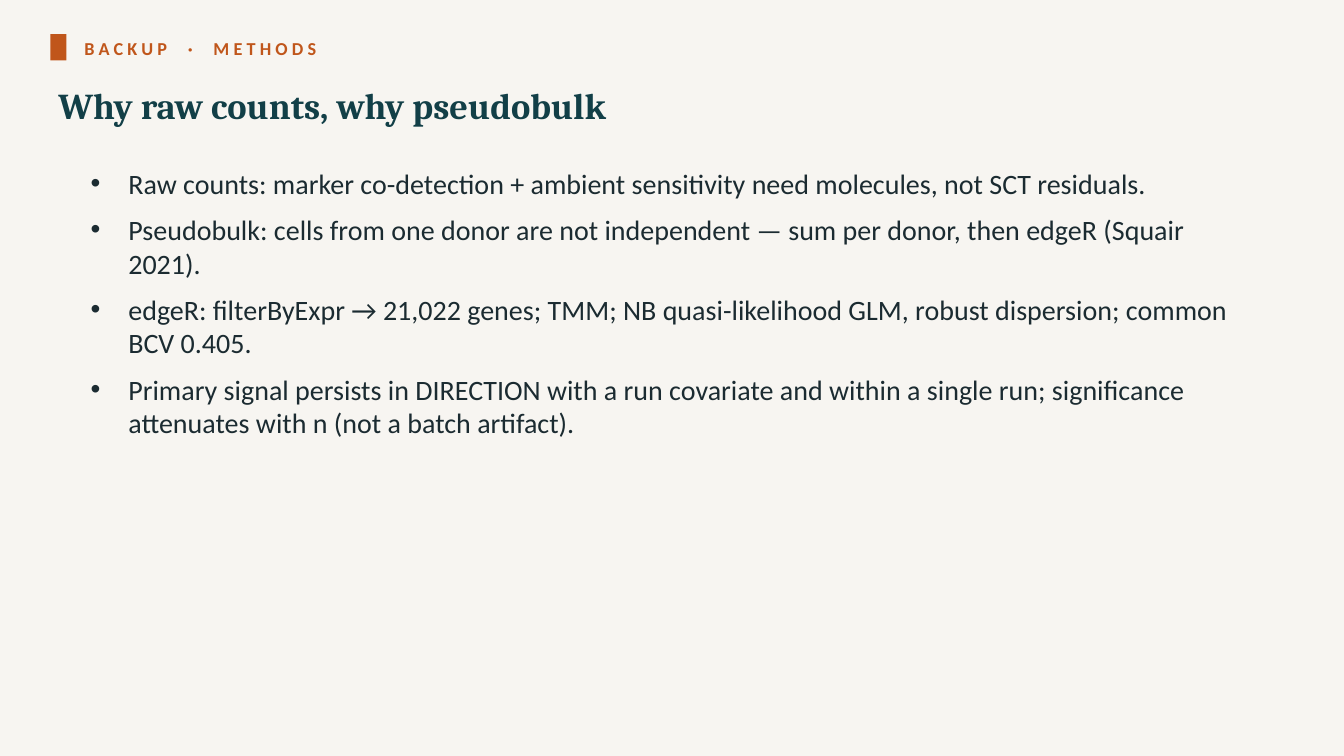
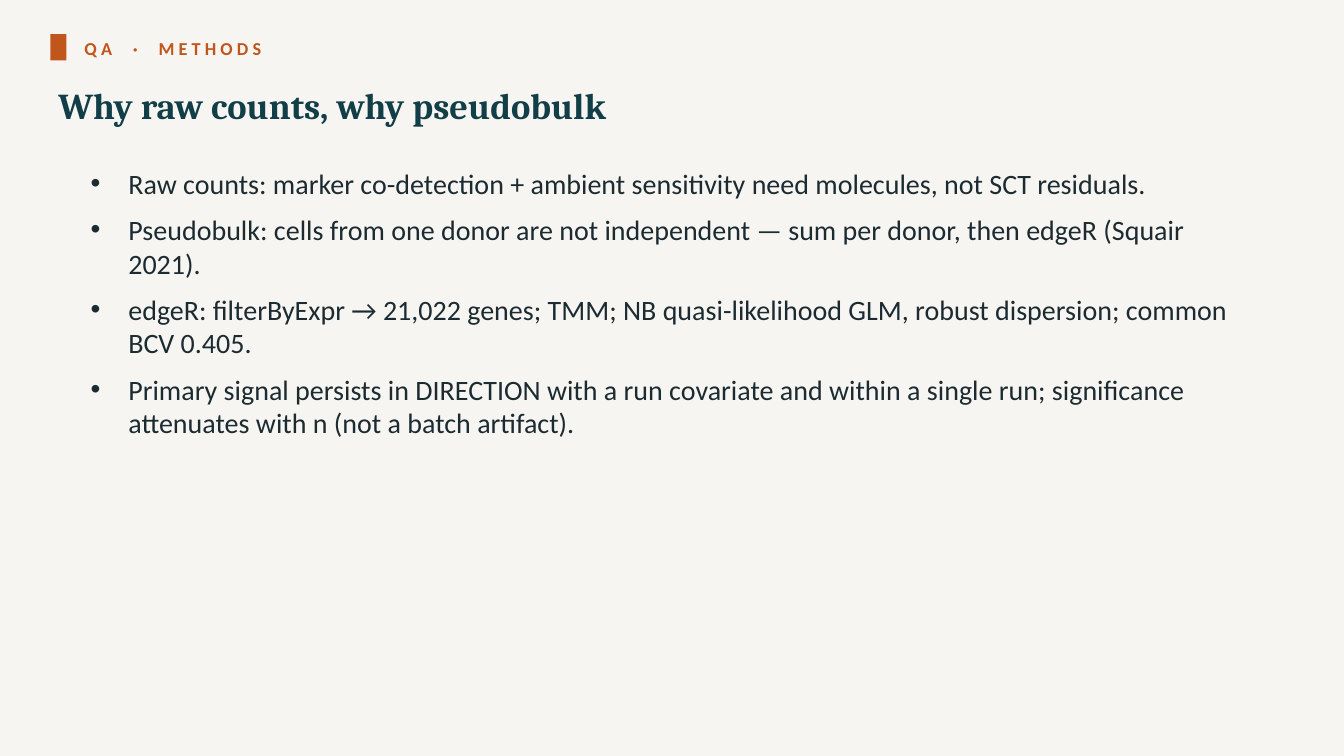
Before and after one commit to roeetekoah/liver-zonation, a slide deck: slide 26 of presentation/MASLD_stages_computational_analysis_roee_shira.pptx (slide 25 before the commit). Drawn at 1344x756 pixels with LibreOffice and Linux fonts; fonts in the diff are those of the drawing. Boxes give left, top, right and bottom in pixels: in the first picture for what was removed or moved away, otherwise in the second. Text is boxed around its words. In the diff, an @@ line names an element or a change of style, - is before the commit and + after.

```diff
--- a/presentation/MASLD_stages_computational_analysis_roee_shira.pptx
+++ b/presentation/MASLD_stages_computational_analysis_roee_shira.pptx
@@ text at <box>84,43,262,58</box>: text changed @@
-BACKUP · METHODS
+QA · METHODS
```
Also in this commit, not shown: 13 other slides changed, 1 slide added, 5 other files.
